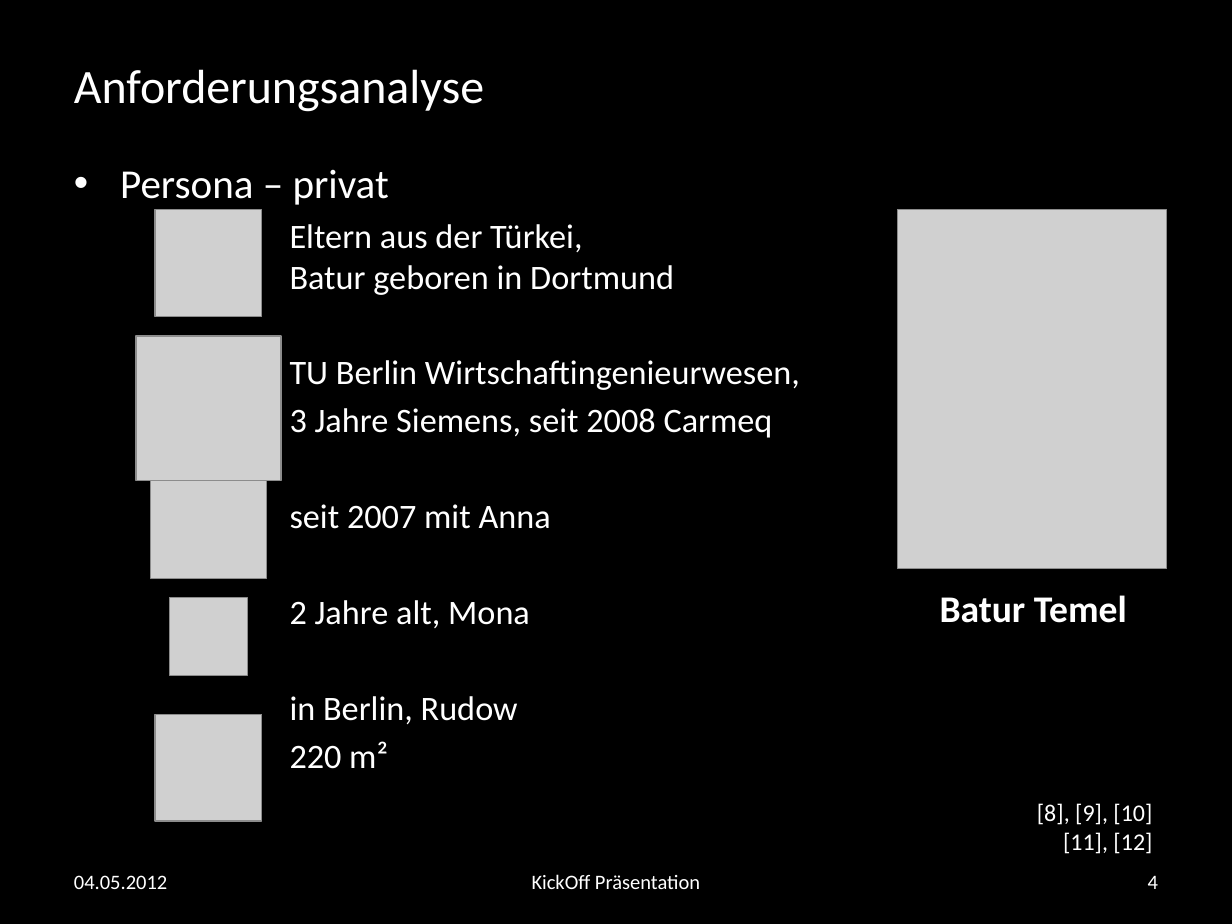
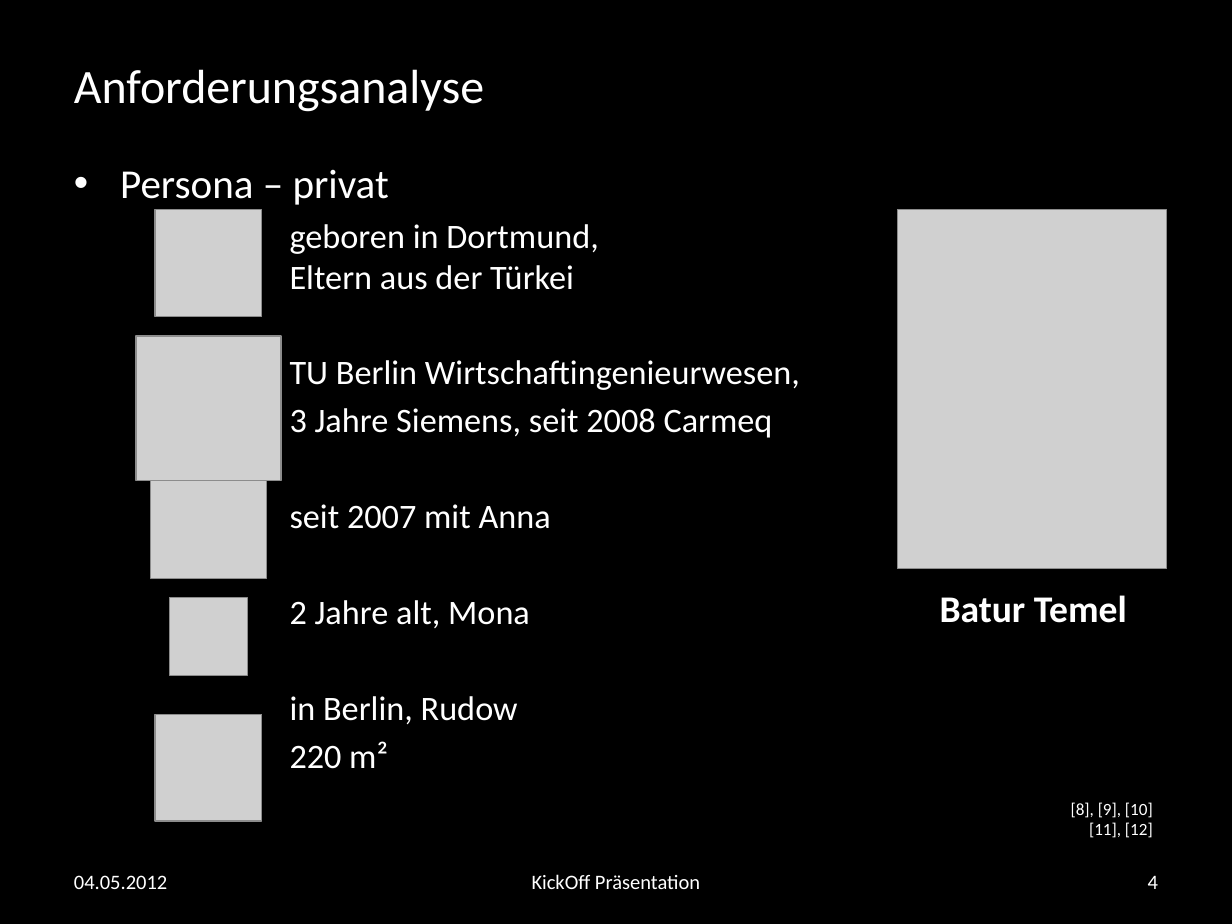
Before and after one commit to andreasnuesslein/swp_kp2_2012_gruppe1, a slide deck: slide 4 of KickOff-Praesentation/vorlage.pptx. Drawn at 1232x924 pixels with LibreOffice and Linux fonts; fonts in the diff are those of the drawing; grey boxes stand for pictures; background and template pictures are left out. Boxes give left, top, right and bottom in pixels: in the first picture for what was removed or moved away, otherwise in the second. Text is boxed around its words. In the diff, an @@ line names an element or a change of style, - is before the commit and + after.

```diff
--- a/KickOff-Praesentation/vorlage.pptx
+++ b/KickOff-Praesentation/vorlage.pptx
@@ text at [290,224,598,290]: text changed @@
-      Eltern aus der Türkei,
-      Batur geboren in Dortmund
+      geboren in Dortmund,
+      Eltern aus der Türkei
@@ text "[8], [9], [10] [11], [12]" at [1071,802,1153,838]: size 14 to 10 pt @@
```
Also in this commit, not shown: 10 other slides changed, 1 slide added, 1 other file.
